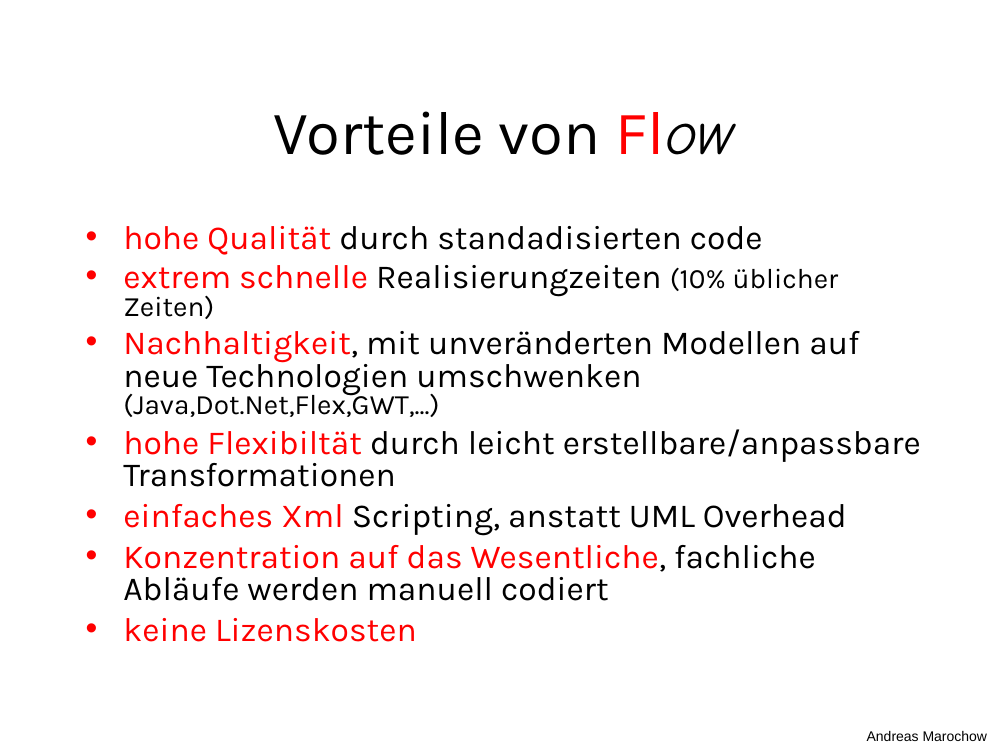
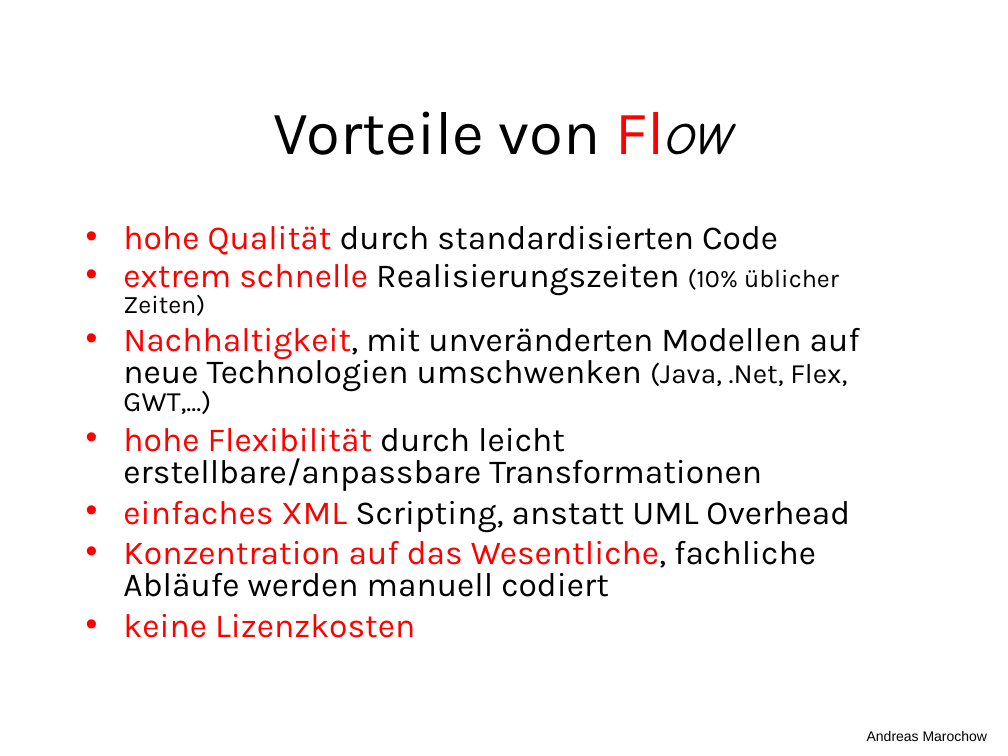
Before and after one commit to freezzer/flow, a slide deck: slide 4 of docs/Flow.ppt. Drawn at 1008x756 pixels with LibreOffice and Linux fonts; fonts in the diff are those of the drawing. Boxes give left, top, right and bottom in pixels: in the first picture for what was removed or moved away, otherwise in the second. Text is boxed around its words. In the diff, an @@ line names an element or a change of style, - is before the commit and + after.

```diff
--- a/docs/Flow.ppt
+++ b/docs/Flow.ppt
@@ text at (123, 226, 860, 532): text changed @@
-• hohe Qualität durch standadisierten code
-• extrem schnelle Realisierungzeiten (10% üblicher Zeiten)
-• Nachhaltigkeit, mit unveränderten Modellen auf neue Technologien umschwenken (Java,Dot.Net,Flex,GWT,...)
-• hohe Flexibiltät durch leicht erstellbare/anpassbare Transformationen
-• einfaches Xml Scripting, anstatt UML Overhead
+• hohe Qualität durch standardisierten Code
+• extrem schnelle Realisierungszeiten (10% üblicher Zeiten)
+• Nachhaltigkeit, mit unveränderten Modellen auf neue Technologien umschwenken (Java, .Net, Flex, GWT,...)
+• hohe Flexibilität durch leicht erstellbare/anpassbare Transformationen
+• einfaches XML Scripting, anstatt UML Overhead
@@ text at (123, 614, 415, 638): text changed @@
-• keine Lizenskosten
+• keine Lizenzkosten
```
Also in this commit, not shown: 2 other slides changed, 1 other file.
